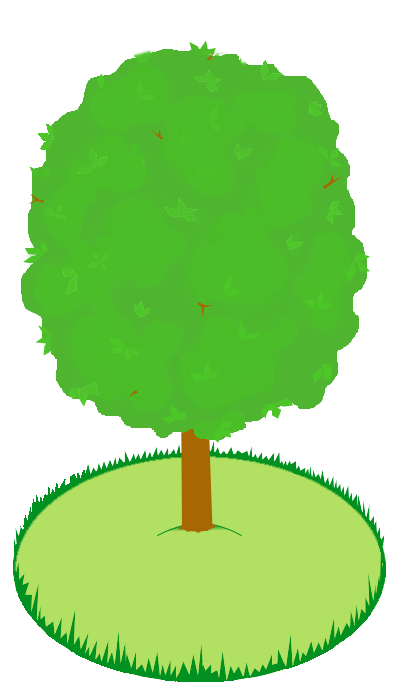
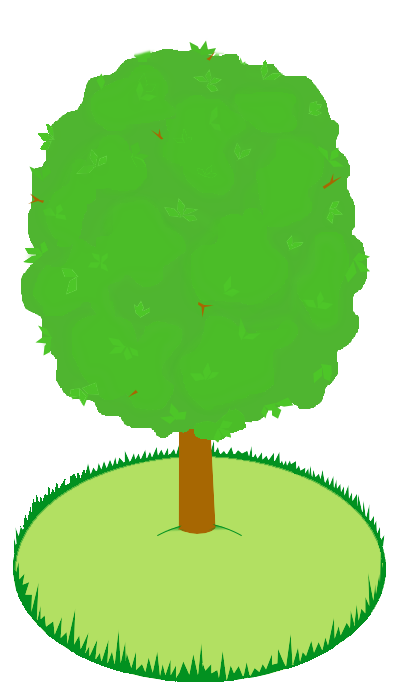
Comparing the layer stacks of the two 400px x 700px images. Changes:
painted on "дерево - 21" over [178, 432, 216, 534]
